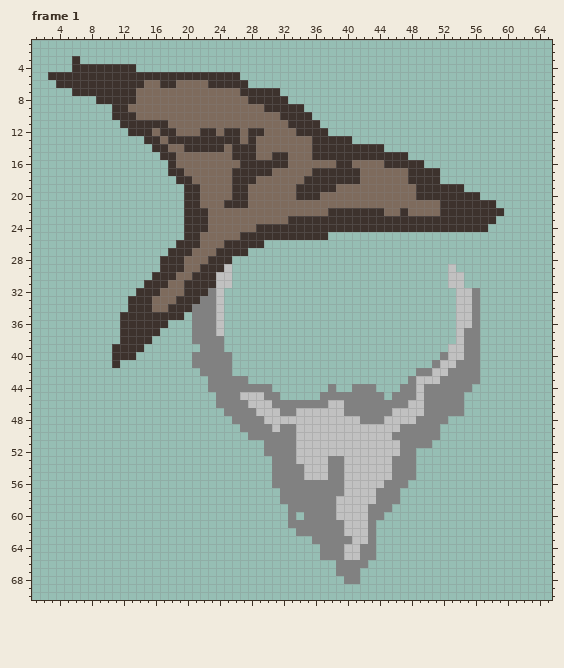
Animated GIF sprite: sprites/gif/stranger.gif. Above is the file before it was changed.
The file is 80x80 pixels, 2 frames. Shown: frame 1: x 1..65, y 1..70. The commit also changed other frames, which this record leaves out.
After:
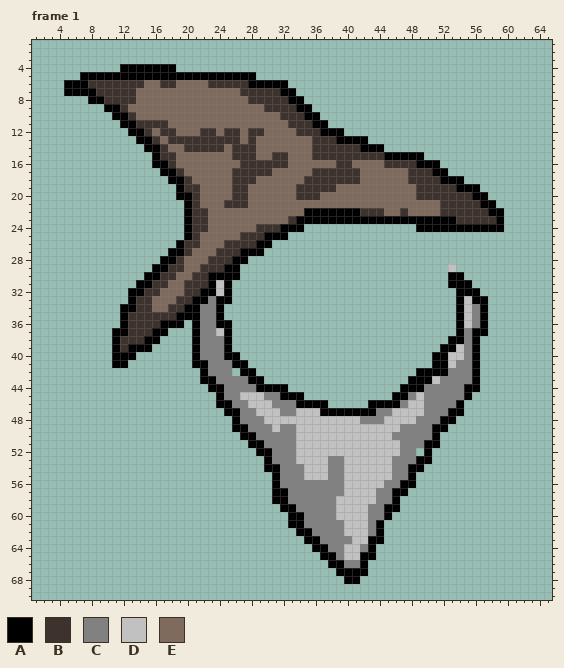
Palette (. is transparent): A #000000  B #3d322d  C #818181  D #c1c1c1  E #7e6b5d
The exact change:
--- frame 1
@@ x 1..65 @@
  2 .................................................................
- 3 .....B...........................................................
- 4 .....BBBBBBBB....................................................
- 5 ..BBBBBBBBBBBBBBBBBBBBBBBB.......................................
- 6 ...BBBBBBBBBBBEEBBEEEEBBBBB......................................
- 7 .....BBBBBBBBEEEEEEEEEEEEEBBBBB..................................
- 8 ........BBBBBEEEEEEEEEEEEEEBBBBB.................................
- 9 ..........BBEEEEEEEEEEEEEEEEEBBBBB...............................
-10 ..........BBBEEEEEEEEEEEEEEEEEEBBBB..............................
-11 ...........BBBBBBEEEEEEEEEEEEEEEBBBB.............................
-12 ............BBBEBBEEEBBEBBEBBEEEEBBBB............................
-13 ..............BBEBBBBBBBBBEBEEEEEEEBBBBB.........................
-14 ...............BBEEBBBBBEBBBEEEEEEEBBBBBBBBB.....................
-15 ................BBEEEEEEEBBBEEBBEEEBBBBBBBBBBBB..................
-16 .................BEEEEEEEEBBBBBBEEEEEEBBEEEEBBBBB................
-17 .................BBEEEEEEBBBBBEEEEEBBBBBBEEEEEEBBBB..............
-18 ..................BBEEEEEBBBEEEEEEBBBBBBBEEEEEEBBBB..............
-19 ...................BBEEEEBBEEEEEEBBBBBEEEEEEEEEEBBBBBB...........
-20 ...................BBEEEEBBEEEEEEBBBEEEEEEEEEEEEBBBBBBBB.........
-21 ...................BBEEEBBBEEEEEEEEEEEEEEEEEEEEEEEEBBBBBBB.......
-22 ...................BBBEEEEEEEEEEEEEEEBBBBBBBEEBEEEEBBBBBBBB......
-23 ...................BBBEEEEEEEEEEBBBBBBBBBBBBBBBBBBBBBBBBBB.......
-24 ...................BBBEEEEEEBBBBBBBBBBBBBBBBBBBBBBBBBBBBB........
-25 ...................BBEEEEEBBBBBBBBBBB............................
-26 ..................BBBEEEBBBBB....................................
-27 .................BBBEEEBBBB......................................
-28 ................BBBEEEBBB........................................
-29 ................BBBEEBBBD...........................D............
-30 ...............BBBEEBBBDD...........................DD...........
-31 ..............BBBEEBBBBDD...........................DD...........
-32 .............BBBEEEBBBCD.............................DDC.........
-33 ............BBBEEEBBBCCD.............................DDC.........
-34 ............BBBEEBBBCCCD.............................DDC.........
-35 ...........BBBBBBBB.CCCD.............................DDC.........
-36 ...........BBBBBB...CCCD.............................DDC.........
-37 ...........BBBBB....CCCD.............................DCC.........
-38 ...........BBBB.....CCCC.............................DCC.........
-39 ..........BBBB.......CCC............................DDCC.........
-40 ..........BBB.......CCCCC..........................CDDCC.........
-41 ..........B.........CCCCC.........................CDDCCC.........
-42 .....................CCCC.......................CCDDCCCC.........
-43 ......................CCCCC....................CDDDCCCCC.........
-44 ......................CCCCCCCC.......C..CCC...CCDCCCCCC..........
-45 .......................CCCDDDCC.....CCCCCCCC.CCCDCCCCC...........
-46 .......................CCCCDDDCCCCCCCDDCCCCCCCCDDCCCCC...........
-47 ........................CCCCDDDCCDDDDDDCCCCCCDDDDCCCCC...........
-48 .........................CCCCDDDDDDDDDDDDCCCDDDDCCCC.............
-49 ..........................CCCCDCCDDDDDDDDDDDDDCCCCC..............
-50 ...........................CCCCCCDDDDDDDDDDDDCCCCCC..............
-51 .............................CCCCDDDDDDDDDDDDDCCCC...............
-52 .............................CCCCDDDDDDDDDDDDDCC.................
-53 ..............................CCCDDDDCCDDDDDDCCC.................
-54 ..............................CCCCDDDCCDDDDDDCCC.................
-55 ..............................CCCCDDDCCDDDDDDCCC.................
-56 ..............................CCCCCCCCCDDDDDCCC..................
-57 ...............................CCCCCCCCDDDDCCC...................
-58 ...............................CCCCCCCDDDDDCCC...................
-59 ................................CCCCCCDDDDCCC....................
-60 ................................C.CCCCDDDDCC.....................
-61 ................................CCCCCCCDDDC......................
-62 .................................CCCCCCDDDC......................
-63 ...................................CCCCCDDC......................
-64 ....................................CCCDDCC......................
-65 ....................................CCCDDCC......................
-66 ......................................CCCC.......................
-67 ......................................CCC........................
-68 .......................................CC........................
+ 3 .................................................................
+ 4 ...........AAAAAAA...............................................
+ 5 ......AAAAAAAAAAAAAAAAAAAAAA.....................................
+ 6 ....AAABBBBBBBEEBBEEEEBBBBBAAAAA.................................
+ 7 ....AAAABBBBBEEEEEEEEEEEEEBBBBBAA................................
+ 8 .......AABBBBEEEEEEEEEEEEEEBBBBBAA...............................
+ 9 .........AABEEEEEEEEEEEEEEEEEBBBBAA..............................
+10 ..........AABEEEEEEEEEEEEEEEEEEBBBAA.............................
+11 ...........AABBBBEEEEEEEEEEEEEEEBBBAA............................
+12 ............AABEBBEEEBBEBBEBBEEEEBBBAAA..........................
+13 .............AABEBBBBBBBBBEBEEEEEEEBBBAAAA.......................
+14 ..............AABEEBBBBBEBBBEEEEEEEBBBBBBAAA.....................
+15 ...............ABBEEEEEEEBBBEEBBEEEBBBBBBBBBAAAAA................
+16 ...............AABEEEEEEEEBBBBBBEEEEEEBBEEEEBBBBAAA..............
+17 ................AABEEEEEEBBBBBEEEEEBBBBBBEEEEEEBBBAA.............
+18 .................AABEEEEEBBBEEEEEEBBBBBBBEEEEEEBBBBAAA...........
+19 ..................ABBEEEEBBEEEEEEBBBBBEEEEEEEEEEBBBBBAAA.........
+20 ..................AABEEEEBBEEEEEEBBBEEEEEEEEEEEEBBBBBBBAA........
+21 ...................ABEEEBBBEEEEEEEEEEEEEEEEEEEEEEEEBBBBBAA.......
+22 ...................ABBEEEEEEEEEEEEAAAAAAABBBEEBEEEEBBBBBBAA......
+23 ...................ABBEEEEEEEEEEBAAAAAAAAAAAAAAAAAAAABBBBBA......
+24 ...................ABBEEEEEEBBBAAA..............AAAAAAAAAAA......
+25 ...................ABEEEEEBBBAAA.................................
+26 ..................ABBEEEBBBBAA...................................
+27 .................AABEEEBBBAAA....................................
+28 ................AABEEEBBBAA......................................
+29 ...............AABBEEBBBAA..........................D............
+30 ..............AABBEEBBAAAA..........................AA...........
+31 .............AABBEEBBBADA...........................AAA..........
+32 ............AABBEEEBBAADA............................AAA.........
+33 ............ABBEEEBBAACAA............................ADAA........
+34 ...........AABBEEBBAACCA.............................ADCA........
+35 ...........ABBBBBBAAACCA.............................ADCA........
+36 ...........ABBBBAAA.ACCAA............................ADCA........
+37 ..........AABBBAA...ACCDA............................ACAA........
+38 ..........ABBBAA....ACCCA...........................AACA.........
+39 ..........ABAAA.....ACCCA..........................AADCA.........
+40 ..........AAA.......ACCCAA........................AADDCA.........
+41 ..........AA........AACCCAA.......................AADCCA.........
+42 .....................ACCC.AA....................AAAACCCA.........
+43 .....................AACCCCAA..................AAADCCCCA.........
+44 ......................AACCCCAAAA..............AAACCCCCAA.........
+45 .......................ACCDDDCCAAA...........AACDCCCCCA..........
+46 .......................AACCDDDCCCAAAA.....AAAACDDCCCCA...........
+47 ........................AACCDDDCCDDDAAAAAAACCDDDDCCCAA...........
+48 .........................ACCCDDDDDDDDDDDDCCCDDDDCCCAA............
+49 .........................AACCCDCCDDDDDDDDDDDDDCCCCAA.............
+50 ..........................AACCCCCDDDDDDDDDDDDCCCCCA..............
+51 ...........................AACCCCDDDDDDDDDDDDDCCCAA..............
+52 ............................AACCCDDDDDDDDDDDDDCC.A...............
+53 .............................ACCCDDDDCCDDDDDDCCCAA...............
+54 .............................AACCCDDDCCDDDDDDCCAA................
+55 ..............................ACCCDDDCCDDDDDDCCA.................
+56 ..............................ACCCCCCCCDDDDDCCAA.................
+57 ..............................AACCCCCCCDDDDCCAA..................
+58 ..............................AACCCCCCDDDDDCCA...................
+59 ...............................AACCCCCDDDDCCAA...................
+60 ................................AACCCCDDDDCCA....................
+61 ................................AACCCCCDDDCA.....................
+62 .................................AACCCCDDDCA.....................
+63 ..................................AACCCCDDAA.....................
+64 ...................................AACCDDCA......................
+65 ....................................AACDDAA......................
+66 .....................................AACCA.......................
+67 ......................................AAAA.......................
+68 .......................................AA........................
 69 .................................................................
Changed places in both pictures, as pixel boxes (x1, y1, x2, y2):
changed: (48, 56, 504, 584)
